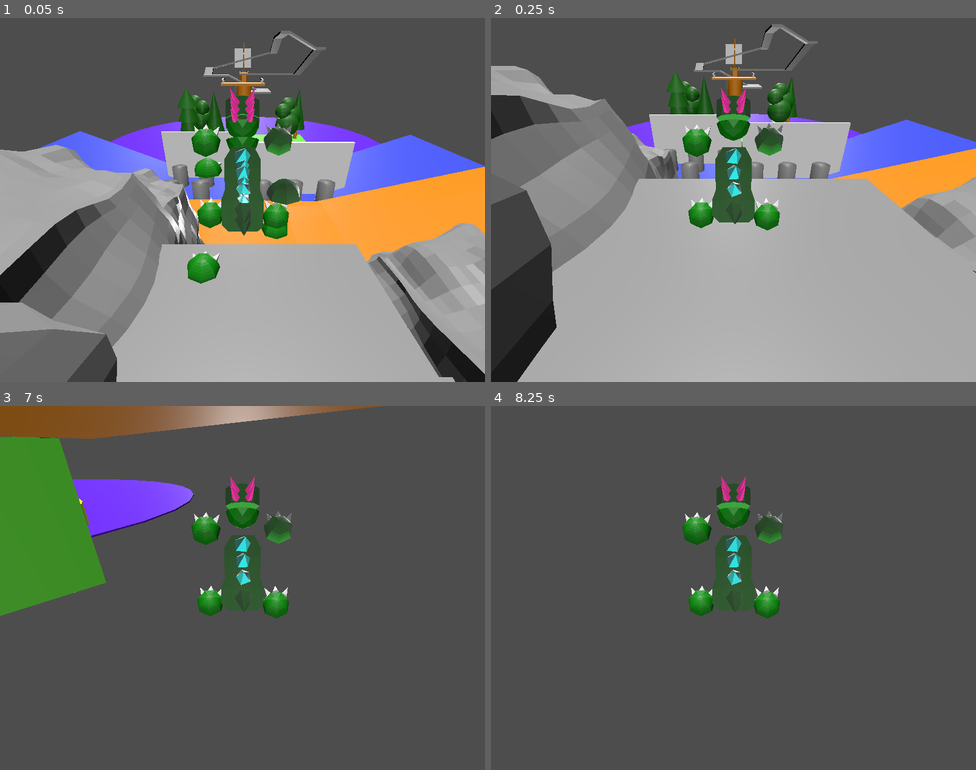
Above: before the commit, frames 1-4 (two rows, left to right).
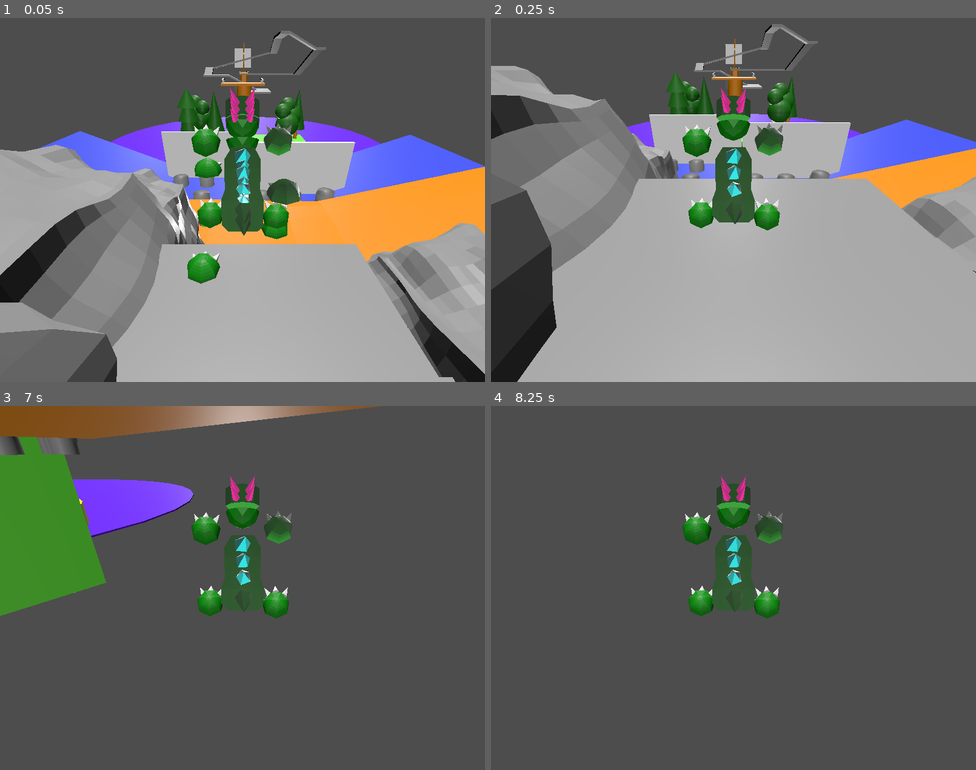
Above: after the commit, the same moments.

Repository: bazylevnik0/dinokid
Game: Godot game, scene res://mom-intro.tscn
Two runs of this game, one before a commit and one after it. Both use one fixed random seed, a clock stepped at 60 frames per second and the inputs below. Video files are missing from this copy of the repository; at most half a second of black plays in their place.
Inputs:
- Up to frame 1 (0.05 s): no input
- Up to frame 2 (0.25 s): no input
- Up to frame 3 (7 s): hold Right (move_right) 0.53-1.28 s; tap Z (key_a) every 1.5 s from 0.6 to 6.6 s; tap Space (jump) at 0.77, 1.52, 3.02, 3.77, 4.52, 6.02, 6.77 s; hold Down (move_backward) 1.28-2.03 s; tap X (key_b) every 1.5 s from 1.35 to 5.85 s; hold Right (move_right) 2.03-2.78 s; hold Up (move_forward) 2.78-3.53 s; hold Left (move_left) 3.53-5.03 s; hold Down (move_backward) 5.03-5.78 s; hold Right (move_right) 5.78-6.53 s; hold Up (move_forward) from 6.53 s (still down)
- Up to frame 4 (8.25 s): release Up (move_forward) at 7.28 s; hold Right (move_right) 7.28-8.03 s; tap X (key_b) at 7.35 s; tap Space (jump) at 7.52 s; hold Down (move_backward) from 8.03 s (still down); tap Z (key_a) at 8.1 s

The runs differ from the first frame. In frame 1, 0.4% of the frame differs, in the area x 33-70%, y 40-58%; in frame 2, 0.5%, in the area x 35-70%, y 36-45%; in frame 3, 0.5%; in frame 4, nothing differs.
Error in both runs: Attempt to call function 'play' in base 'null instance' on a null instance. (res://Player.gd:18)

Commit message:
homeisland: start remaking river stones

Diff:
--- a/homeisland.tscn
+++ b/homeisland.tscn
@@ -1,9 +1,10 @@
-[gd_scene load_steps=55 format=3 uid="uid://c4sjk00cblni5"]
+[gd_scene load_steps=59 format=3 uid="uid://c4sjk00cblni5"]
 
 [ext_resource type="Script" path="res://homeisland.gd" id="1_le85t"]
 [ext_resource type="PackedScene" uid="uid://b4wudneakgx1g" path="res://dino.tscn" id="1_on506"]
 [ext_resource type="PackedScene" uid="uid://dir872dk02wtc" path="res://homeisland.glb" id="2_jdbx3"]
 [ext_resource type="PackedScene" uid="uid://sh4g6naxwlt0" path="res://homeisland-camp.glb" id="3_x46lr"]
+[ext_resource type="PackedScene" uid="uid://belu1sqslnkbu" path="res://river_stone.glb" id="4_4sxba"]
 
 [sub_resource type="BoxShape3D" id="BoxShape3D_2e7xp"]
 size = Vector3(2.05182, 2.13129, 2.04102)
@@ -36,7 +37,45 @@
 size = Vector3(6.62627, 5.73376, 0.510864)
 
 [sub_resource type="BoxShape3D" id="BoxShape3D_6uo28"]
-size = Vector3(0.52861, 0.640366, 0.83136)
+size = Vector3(0.52861, 0.640366, 0.568192)
+
+[sub_resource type="Animation" id="Animation_pptnf"]
+resource_name = "new_animation"
+length = 6.0
+loop_mode = 1
+tracks/0/type = "value"
+tracks/0/imported = false
+tracks/0/enabled = true
+tracks/0/path = NodePath(".:position")
+tracks/0/interp = 1
+tracks/0/loop_wrap = true
+tracks/0/keys = {
+"times": PackedFloat32Array(0, 3),
+"transitions": PackedFloat32Array(1, 1),
+"update": 0,
+"values": [Vector3(2.95515, 7.68205, -9.29592), Vector3(2.95515, 7.6388, -8.78541)]
+}
+
+[sub_resource type="Animation" id="Animation_1und0"]
+length = 0.001
+tracks/0/type = "value"
+tracks/0/imported = false
+tracks/0/enabled = true
+tracks/0/path = NodePath(".:position")
+tracks/0/interp = 1
+tracks/0/loop_wrap = true
+tracks/0/keys = {
+"times": PackedFloat32Array(0),
+"transitions": PackedFloat32Array(1),
+"update": 0,
+"values": [Vector3(2.95515, 7.68205, -9.29592)]
+}
+
+[sub_resource type="AnimationLibrary" id="AnimationLibrary_5kl1c"]
+_data = {
+"RESET": SubResource("Animation_1und0"),
+"new_animation": SubResource("Animation_pptnf")
+}
 
 [sub_resource type="BoxShape3D" id="BoxShape3D_w415f"]
 size = Vector3(6.61166, 3.8833, 1)
@@ -251,60 +290,17 @@
 shape = SubResource("BoxShape3D_pconj")
 
 [node name="River1" type="CollisionShape3D" parent="StaticBody3D"]
-transform = Transform3D(1, 0, 0, 0, 0.994702, -0.102953, 0, 0.102957, 0.994701, 2.95515, 7.65766, -9.06027)
+transform = Transform3D(1, 0, 0, 0, 0.994702, -0.102953, 0, 0.102957, 0.994701, 2.95515, 7.68205, -9.29592)
 shape = SubResource("BoxShape3D_6uo28")
 
-[node name="River2" type="CollisionShape3D" parent="StaticBody3D"]
-transform = Transform3D(1, 0, 0, 0, 0.994702, -0.102953, 0, 0.102957, 0.994701, 1.77742, 7.65766, -9.06027)
-shape = SubResource("BoxShape3D_6uo28")
-
-[node name="River3" type="CollisionShape3D" parent="StaticBody3D"]
-transform = Transform3D(1, 0, 0, 0, 0.994702, -0.102953, 0, 0.102957, 0.994701, 0.677788, 7.65766, -9.06027)
-shape = SubResource("BoxShape3D_6uo28")
-
-[node name="River4" type="CollisionShape3D" parent="StaticBody3D"]
-transform = Transform3D(1, 0, 0, 0, 0.994702, -0.102953, 0, 0.102957, 0.994701, -0.339793, 7.65766, -9.06027)
-shape = SubResource("BoxShape3D_6uo28")
-
-[node name="River5" type="CollisionShape3D" parent="StaticBody3D"]
-transform = Transform3D(1, 0, 0, 0, 0.994702, -0.102953, 0, 0.102957, 0.994701, -1.57, 7.65766, -9.06027)
-shape = SubResource("BoxShape3D_6uo28")
-
-[node name="River6" type="CollisionShape3D" parent="StaticBody3D"]
-transform = Transform3D(1, 0, 0, 0, 0.994702, -0.102953, 0, 0.102957, 0.994701, -2.57658, 7.65766, -9.06027)
-shape = SubResource("BoxShape3D_6uo28")
-
-[node name="River7" type="CollisionShape3D" parent="StaticBody3D"]
-transform = Transform3D(1, 0, 0, 0, 0.994702, -0.102953, 0, 0.102957, 0.994701, -2.57658, 9.12725, -8.93575)
-shape = SubResource("BoxShape3D_6uo28")
-
-[node name="River8" type="CollisionShape3D" parent="StaticBody3D"]
-transform = Transform3D(1, 0, 0, 0, 0.994702, -0.102953, 0, 0.102957, 0.994701, -1.52795, 9.12725, -8.93575)
-shape = SubResource("BoxShape3D_6uo28")
-
-[node name="River9" type="CollisionShape3D" parent="StaticBody3D"]
-transform = Transform3D(1, 0, 0, 0, 0.994702, -0.102953, 0, 0.102957, 0.994701, -0.356704, 9.12726, -8.93575)
-shape = SubResource("BoxShape3D_6uo28")
-
-[node name="River10" type="CollisionShape3D" parent="StaticBody3D"]
-transform = Transform3D(1, 0, 0, 0, 0.994702, -0.102953, 0, 0.102957, 0.994701, 0.80243, 9.12726, -8.93575)
-shape = SubResource("BoxShape3D_6uo28")
-
-[node name="River11" type="CollisionShape3D" parent="StaticBody3D"]
-transform = Transform3D(1, 0, 0, 0, 0.994702, -0.102953, 0, 0.102957, 0.994701, 1.89271, 9.12726, -8.93575)
-shape = SubResource("BoxShape3D_6uo28")
-
-[node name="River12" type="CollisionShape3D" parent="StaticBody3D"]
-transform = Transform3D(1, 0, 0, 0, 0.994702, -0.102953, 0, 0.102957, 0.994701, 3.04377, 9.12726, -8.93575)
-shape = SubResource("BoxShape3D_6uo28")
-
-[node name="River13" type="CollisionShape3D" parent="StaticBody3D"]
-transform = Transform3D(1, 0, 0, 0, 0.994702, -0.102953, 0, 0.102957, 0.994701, 3.04377, 10.0399, -8.85843)
-shape = SubResource("BoxShape3D_6uo28")
-
-[node name="River14" type="CollisionShape3D" parent="StaticBody3D"]
-transform = Transform3D(1, 0, 0, 0, 0.994702, -0.102953, 0, 0.102957, 0.994701, 1.90417, 10.0399, -8.85843)
-shape = SubResource("BoxShape3D_6uo28")
+[node name="river_stone" parent="StaticBody3D/River1" instance=ExtResource("4_4sxba")]
+transform = Transform3D(1, 0, 0, 0, -4.28408e-08, 1, 0, -1, -4.28408e-08, 0, -0.0131578, -0.707025)
+
+[node name="AnimationPlayer" type="AnimationPlayer" parent="StaticBody3D/River1"]
+libraries = {
+"": SubResource("AnimationLibrary_5kl1c")
+}
+autoplay = "new_animation"
 
 [node name="Main4" type="CollisionShape3D" parent="StaticBody3D"]
 transform = Transform3D(1, 0, 0, 0, 0.996521, -0.0833475, 0, 0.0833475, 0.996521, 0.221786, 12.633, -8.80891)
Binary file changed: homeisland.glb
Binary file added: river_stone.glb
Not shown, added: river_stone.glb.import
Binary file added: sand_castle.glb
Not shown, added: sand_castle.glb.import
Not shown, changed: homeisland.blend
Not shown, changed: homeisland.blend1
Not shown, added: river_stone.blend
Not shown, added: river_stone.blend1
Not shown, added: sand_castle.blend
Not shown, added: sand_castle.blend1
